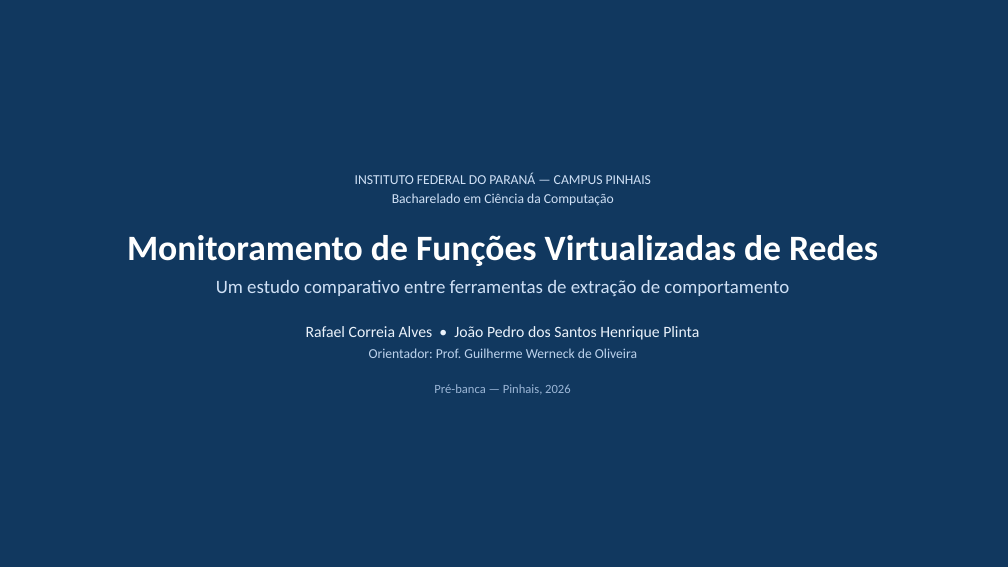
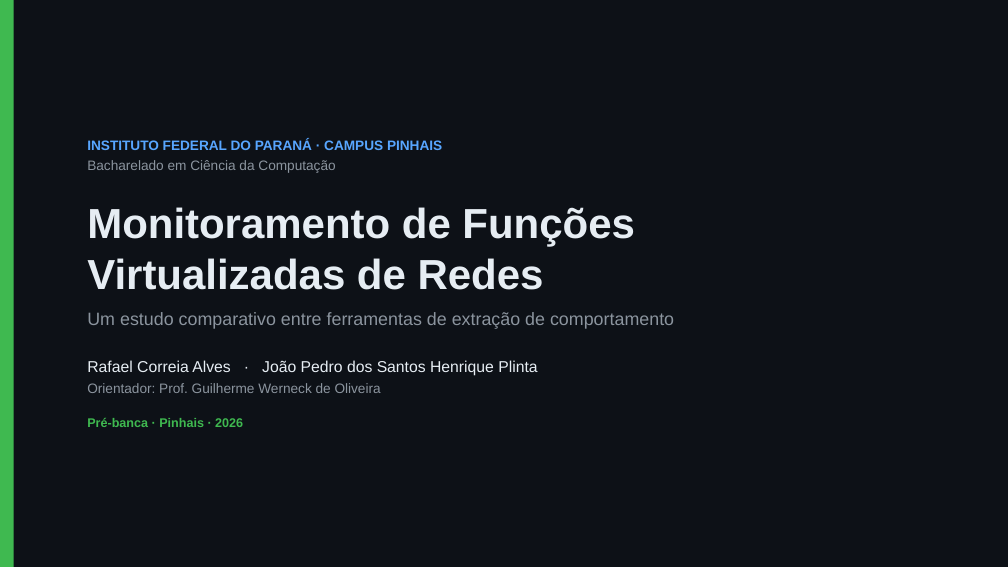
Before and after one commit to joaopedroplinta/vnf-monitoring-benchmark, a slide deck: slide 1 of docs/apresentacao/apresentacao_tcc.pptx. Drawn at 1008x567 pixels with LibreOffice and Linux fonts; fonts in the diff are those of the drawing. Boxes give left, top, right and bottom in pixels: in the first picture for what was removed or moved away, otherwise in the second. Text is boxed around its words. In the diff, an @@ line names an element or a change of style, - is before the commit and + after.

Commit message:
docs: redesenhar slides da pre-banca com tema escuro
Aplica tema escuro tech (fundo grafite, acentos neon verde/azul/laranja)
no gerador PPTX e no HTML reveal.js. Corrige sobreposicoes trocando a
fonte para Arial e ligando auto-ajuste de texto nas caixas. Aperta
fontes e espacamentos no HTML para o conteudo caber sem corte na altura
fixa do slide.

```diff
--- a/docs/apresentacao/apresentacao_tcc.pptx
+++ b/docs/apresentacao/apresentacao_tcc.pptx
@@ background #11385F to #0D1117 @@
@@ rectangle added at box(0, 0, 14, 567), fill #3FB950 @@
@@ text "INSTITUTO FEDERAL DO PARANÁ · ...": place and size @@
-text "INSTITUTO FEDERAL DO PARANÁ · ..." at box(127, 173, 878, 394)
+text "INSTITUTO FEDERAL DO PARANÁ · ..." at box(87, 139, 674, 427)
@@ text at box(87, 139, 442, 150): text changed; font Calibri to Arial; text colour #CFE0F5 to #58A6FF; bold on @@
-INSTITUTO FEDERAL DO PARANÁ — CAMPUS PINHAIS
+INSTITUTO FEDERAL DO PARANÁ · CAMPUS PINHAIS
@@ text at box(87, 160, 674, 393): font Calibri to Arial in "Bacharelado em Ciência da Computação", "Um estudo comparativo entre ferramentas de extração ...", "Orientador: Prof. Guilherme Werneck de Oliveira"; text colour #CFE0F5 to #8B949E in "Bacharelado em Ciência da Computação", "Um estudo comparativo entre ferramentas de extração ..."; size 18 to 17 pt in "Um estudo comparativo entre ferramentas de extração ..."; text colour #BCD2EC to #8B949E in "Orientador: Prof. Guilherme Werneck de Oliveira"; alignment centre to left; more space between paragraphs @@
@@ text at box(87, 207, 635, 290): text changed; size 34 to 40 pt; font Calibri to Arial; text colour #FFFFFF to #E6EDF3 @@
-Monitoramento de Funções Virtualizadas de Redes
+Monitoramento de Funções
+Virtualizadas de Redes
@@ text at box(87, 360, 537, 376): text changed; font Calibri to Arial; text colour #EAF2FB to #E6EDF3 @@
-Rafael Correia Alves • João Pedro dos Santos Henrique Plinta
+Rafael Correia Alves · João Pedro dos Santos Henrique Plinta
@@ text at box(87, 418, 243, 427): text changed; font Calibri to Arial; text colour #9BB6D6 to #3FB950; bold on @@
-Pré-banca — Pinhais, 2026
+Pré-banca · Pinhais · 2026
```
Also in this commit, not shown: 18 other slides changed, 2 other files.
